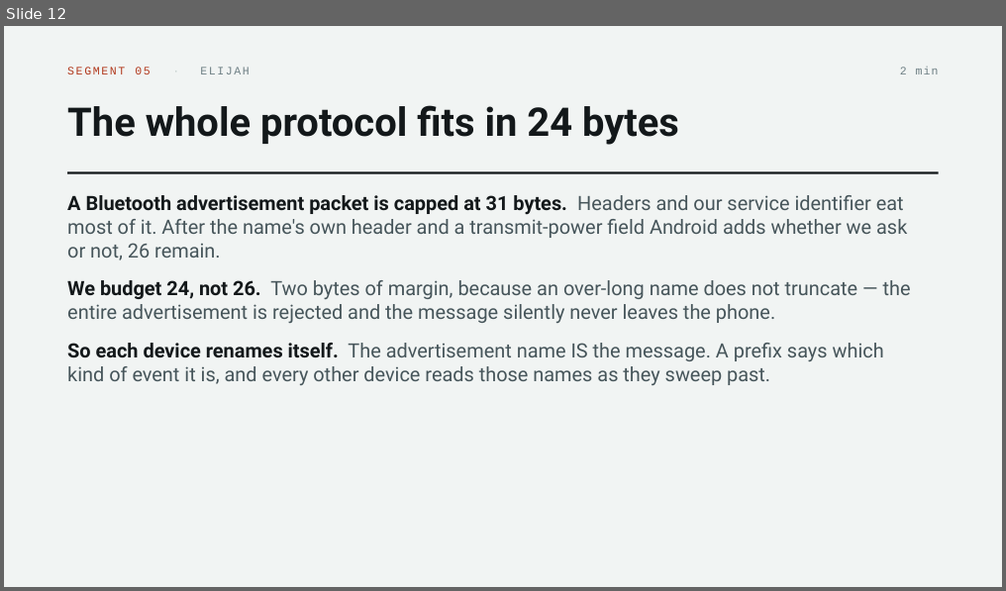
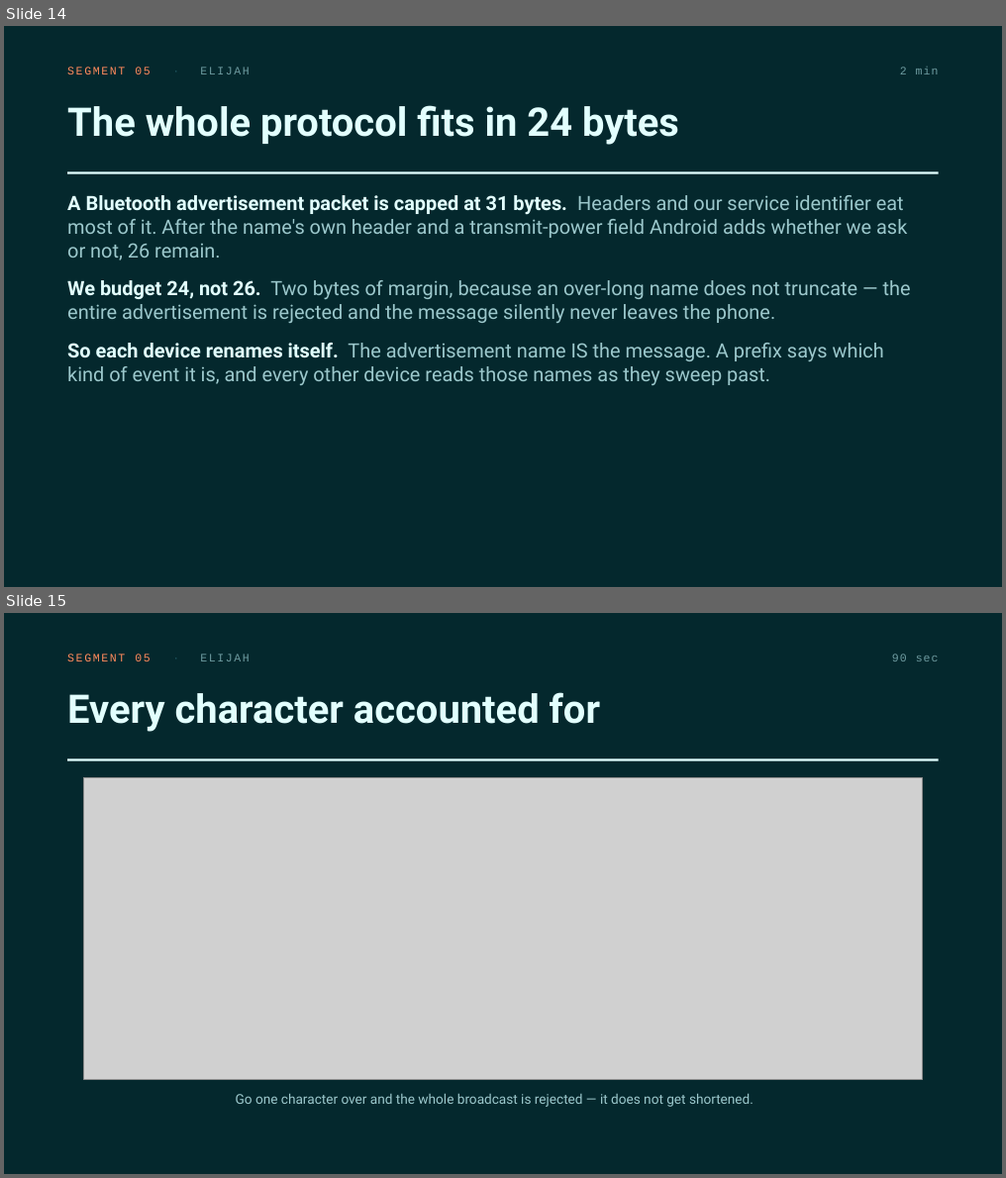
Before and after one commit to victorSam-Ehumadu/Hops_Project, a slide deck: docs/Group 18 Presentation.pptx. Shown one above the other, each under a label of ours: slide 12 before the commit, slides 14 and 15 after it. The pictures are 1006x591 and 1006x1178 pixels, drawn with LibreOffice and Linux fonts; fonts in the diff are those of the drawing; grey boxes stand for pictures. Boxes give left, top, right and bottom in pixels: in the first picture for what was removed or moved away, otherwise in the second. Text is boxed around its words. In the diff, an @@ line names an element or a change of style, - is before the commit and + after.

```diff
--- a/docs/Group 18 Presentation.pptx
+++ b/docs/Group 18 Presentation.pptx
@@ slide 15 added at [4,613,1002,1174], background #04282D @@
@@ text added at [67,654,250,662], 11 pt, text #FF8A5C @@
+SEGMENT 05 · ELIJAH
@@ text added at [892,654,939,662], 11 pt, text #6E9BA0 @@
+90 sec
@@ text added at [67,692,600,732], 38 pt, text #E2FFFE, bold @@
+Every character accounted for
@@ rectangle added at [67,759,939,761], fill #E2FFFE @@
@@ picture added at [84,777,923,1079] @@
@@ text added at [236,1094,753,1107], 13 pt, text #9CC8CC @@
+Go one character over and the whole broadcast is rejected — it does not get shortened.
@@ what was slide 12 is now slide 14 @@
@@ slide 14 changed as well @@
@@ background #F1F4F3 to #04282D @@
@@ text "SEGMENT 05 · ELIJAH" at [67,67,250,75]: text colour #B23A1E to #FF8A5C in "SEGMENT 05"; text colour #C9D3D1 to #1C5059 in "·"; text colour #6F8085 to #6E9BA0 in "ELIJAH" @@
@@ text "2 min" at [900,67,939,75]: text colour #6F8085 to #6E9BA0 @@
@@ text "The whole protocol fits in ..." at [67,105,679,145]: text colour #13181A to #E2FFFE @@
@@ rectangle at [67,172,939,174]: fill #13181A to #E2FFFE @@
@@ text "A Bluetooth advertisement packet is ..." at [67,195,911,385]: text colour #13181A to #E2FFFE in "A Bluetooth advertisement packet is capped at ...", "We budget 24, not 26.", "So each device renames itself."; text colour #46555A to #9CC8CC in "Headers and our service identifier eat most ...", "Two bytes of margin, because an over-long ...", "The advertisement name IS the message. A ..." @@
```
Also in this commit, not shown: 31 other slides changed, 5 other slides added, 1 slide removed, 1 other file.
